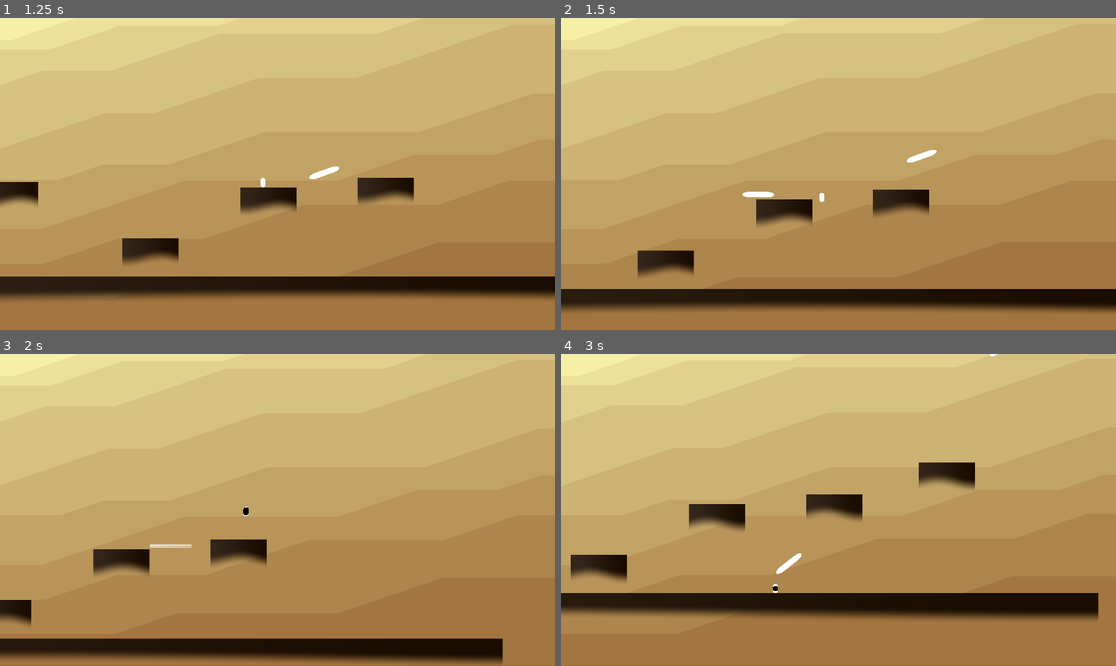
Above: before the commit, frames 1-4 (two rows, left to right).
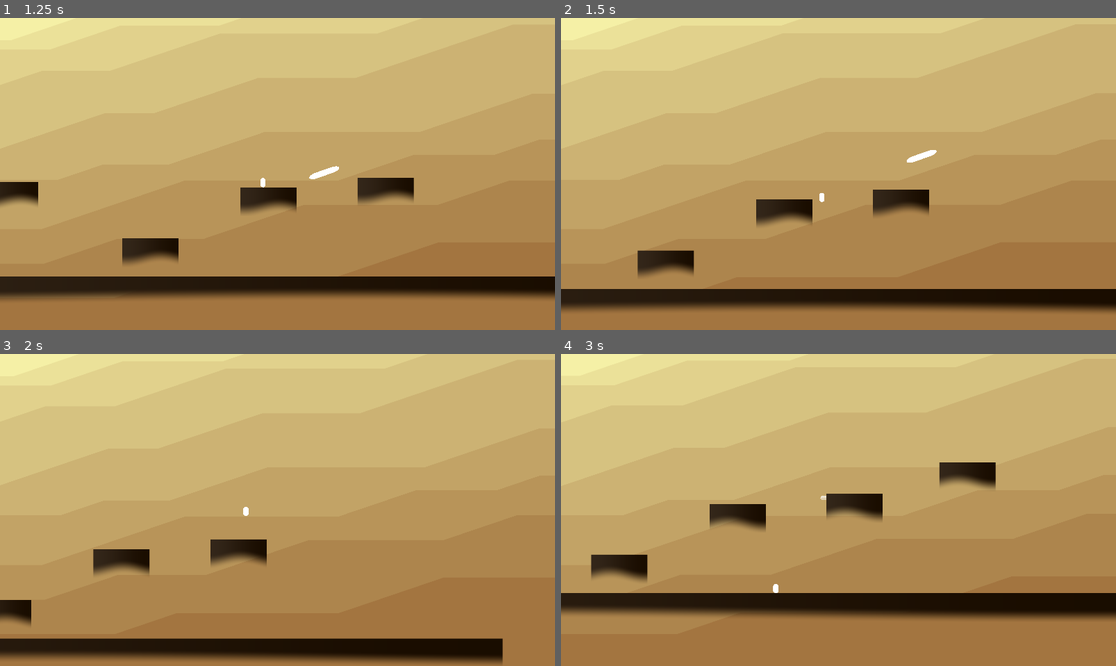
Above: after the commit, the same moments.

Repository: haikey-build/climb
Game: Godot game, scene res://level/desert/desert_level.tscn
Two runs of this game, one before a commit and one after it. Both use one fixed random seed, a clock stepped at 60 frames per second and the inputs below.
Inputs (mouse positions are in pixels of both pictures, inside the frame that each line leads up to):
- Up to frame 1 (1.25 s): tap Enter (ui_accept) at 0.5 s; move the mouse to (399, 158) at 0.52 s; hold D (right) from 0.53 s (still down); click (399, 158) at 0.6 s; tap W (jump) at 0.77 s; right-click (399, 158) at 0.8 s
- Up to frame 2 (1.5 s): keep holding D (right); move the mouse to (727, 189) at 1.27 s; right-click (727, 189) at 1.35 s
- Up to frame 3 (2 s): keep holding D (right); tap W (jump) at 1.52 s; tap S (set_platform) at 1.55 s
- Up to frame 4 (3 s): move the mouse to (894, 441) at 2.02 s; release D (right) at 2.03 s; hold A (left) 2.03-2.78 s; tap S (set_platform) at 2.1 s; tap Mouse wheel down (tertiary_ability) at 2.3, 2.85 s; move the mouse to (810, 572) at 2.77 s; hold D (right) from 2.78 s (still down)

Frame 1 is identical in both runs. In frame 2, less than 0.1% of the frame differs, in the area x 32-39%, y 55-58%; in frame 3, 0.1%; in frame 4, 3.4%, in the area x 1-100%, y 0-86%.

Commit message:
working composable abilities

Diff:
--- a/char/ability/basic_melee/basic_melee_attack.gd
+++ b/char/ability/basic_melee/basic_melee_attack.gd
@@ -4,6 +4,7 @@
 var _level
 
 @onready var _attack_area_scene = preload("res://char/ability/basic_melee/basic_melee_attack_area.tscn")
+@onready var _cooldown_timer = $CooldownTimer
 
 func set_level(level):
 	_level = level
@@ -11,6 +12,8 @@
 func enact_ability():
 	if !_available_to_enact:
 		return false
+	_available_to_enact = false
+	_cooldown_timer.start()
 
 	var attack_area = _attack_area_scene.instantiate()
 
@@ -18,6 +21,9 @@
 	var v = mouse_position - global_position
 	var look_angle = v.angle()
 
-
 	_level.add_child(attack_area)
 	attack_area.setup(global_position, look_angle)
+
+
+func _on_cooldown_timer_timeout():
+	_available_to_enact = true
--- a/char/ability/basic_melee/basic_melee_attack.tscn
+++ b/char/ability/basic_melee/basic_melee_attack.tscn
@@ -4,3 +4,8 @@
 
 [node name="BasicMeleeAttack" type="Node2D"]
 script = ExtResource("1_c1vvw")
+
+[node name="CooldownTimer" type="Timer" parent="."]
+one_shot = true
+
+[connection signal="timeout" from="CooldownTimer" to="." method="_on_cooldown_timer_timeout"]
--- a/char/ability/basic_melee/basic_melee_attack_area.gd
+++ b/char/ability/basic_melee/basic_melee_attack_area.gd
@@ -18,10 +18,7 @@
 
 	_polygon2d.polygon = _get_arc_points(look_angle)
 	_collision_polygon2d.polygon = _get_arc_points(look_angle)
-
-
-func _physics_process(delta):
-	global_position = _tracking_pos
+	position = _tracking_pos
 
 
 func _get_arc_points(look_angle):
--- /dev/null
+++ b/char/ability/basic_platform/basic_platform_ability.gd
@@ -0,0 +1,25 @@
+extends Node2D
+
+var _level
+var _available_to_enact = true
+
+@onready var _placed_platform_scene = preload("res://char/ability/basic_platform/standard_placed_plat.tscn")
+@onready var _cooldown_timer = $CooldownTimer
+
+
+func set_level(level):
+	_level = level
+
+func enact_ability():
+	if !_available_to_enact:
+		return false
+	_available_to_enact = false
+	_cooldown_timer.start()
+
+	var new_platform = _placed_platform_scene.instantiate()
+	new_platform.position = Vector2(position.x, position.y + 30)
+	_level.add_child(new_platform)
+	new_platform.setup(global_position)
+
+func _on_cooldown_timer_timeout():
+	_available_to_enact = true
--- /dev/null
+++ b/char/ability/basic_platform/basic_platform_ability.tscn
@@ -0,0 +1,12 @@
+[gd_scene load_steps=2 format=3 uid="uid://bdq0x3tj33m1d"]
+
+[ext_resource type="Script" path="res://char/ability/basic_platform/basic_platform_ability.gd" id="1_0abbd"]
+
+[node name="BasicPlatformAbility" type="Node2D"]
+script = ExtResource("1_0abbd")
+
+[node name="CooldownTimer" type="Timer" parent="."]
+wait_time = 1.5
+one_shot = true
+
+[connection signal="timeout" from="CooldownTimer" to="." method="_on_cooldown_timer_timeout"]
--- a/level/blocks/standard_placed_plat.gd
+++ b/char/ability/basic_platform/standard_placed_plat.gd
@@ -3,14 +3,9 @@
 var _type = Climb.ObjectType.PLATFORM
 var _subtype = Climb.PlatformType.STANDARD
 
-func setup(type):
-	_type = type
-	match _type:
-		Climb.PlatformType.HIGH_JUMP:
-			modulate = Color(1,1,0)
-		Climb.PlatformType.BREAKABLE:
-			modulate = Color(0,1,0)
-
+func setup(pos):
+	position = pos
+	position.y += 30
 
 func get_type():
 	return _type
@@ -20,3 +15,7 @@
 
 func get_id():
 	return -1
+
+
+func _on_timer_timeout():
+	queue_free()
--- a/level/blocks/standard_placed_plat.tscn
+++ b/char/ability/basic_platform/standard_placed_plat.tscn
@@ -1,7 +1,7 @@
 [gd_scene load_steps=5 format=3 uid="uid://bmixjtdboilj1"]
 
-[ext_resource type="Script" path="res://level/blocks/standard_placed_plat.gd" id="1_xxjvq"]
-[ext_resource type="Material" uid="uid://ctk2r7qjsuf0l" path="res://level/blocks/placed_platform.tres" id="2_jbrda"]
+[ext_resource type="Script" path="res://char/ability/basic_platform/standard_placed_plat.gd" id="1_nbgc5"]
+[ext_resource type="Material" uid="uid://ctk2r7qjsuf0l" path="res://level/blocks/placed_platform.tres" id="2_55y2g"]
 
 [sub_resource type="CapsuleMesh" id="CapsuleMesh_738e3"]
 radius = 0.28
@@ -13,10 +13,10 @@
 height = 146.0
 
 [node name="StandardPlacedPlat" type="StaticBody2D"]
-script = ExtResource("1_xxjvq")
+script = ExtResource("1_nbgc5")
 
 [node name="MeshInstance2D" type="MeshInstance2D" parent="."]
-material = ExtResource("2_jbrda")
+material = ExtResource("2_55y2g")
 position = Vector2(-0.0467601, -0.0787504)
 rotation = 1.5708
 scale = Vector2(23.376, 20.77)
@@ -25,3 +25,9 @@
 [node name="CollisionShape2D" type="CollisionShape2D" parent="."]
 rotation = 1.5708
 shape = SubResource("CapsuleShape2D_f3oma")
+
+[node name="Timer" type="Timer" parent="."]
+one_shot = true
+autostart = true
+
+[connection signal="timeout" from="Timer" to="." method="_on_timer_timeout"]
--- a/char/ability/basic_range/basic_range_attack.gd
+++ b/char/ability/basic_range/basic_range_attack.gd
@@ -2,15 +2,20 @@
 
 var _available_to_enact = true
 var _range_speed = 1200
+var _level
 
 @onready var _attack_area_scene = preload("res://char/ability/basic_range/basic_range_attack_area.tscn")
+@onready var _cooldown_timer = $CooldownTimer
 
+func set_level(level):
+	_level = level
 
 func enact_ability():
 	if !_available_to_enact:
 		return false
+	_available_to_enact = false
+	_cooldown_timer.start()
 
-	# TODO object pooling
 	var attack_area = _attack_area_scene.instantiate()
 
 
@@ -20,6 +25,9 @@
 	var travel_direction = v.normalized()
 
 	attack_area.rotation = look_angle + (PI / 2)
+	_level.add_child(attack_area)
 	attack_area.setup(travel_direction, _range_speed, global_position)
 
-	add_child(attack_area)
+
+func _on_cooldown_timer_timeout():
+	_available_to_enact = true
--- a/char/ability/basic_range/basic_range_attack.tscn
+++ b/char/ability/basic_range/basic_range_attack.tscn
@@ -4,3 +4,8 @@
 
 [node name="BasicRangeAttack" type="Node2D"]
 script = ExtResource("1_6a457")
+
+[node name="CooldownTimer" type="Timer" parent="."]
+one_shot = true
+
+[connection signal="timeout" from="CooldownTimer" to="." method="_on_cooldown_timer_timeout"]
--- a/char/ability/basic_range/basic_range_attack_area.gd
+++ b/char/ability/basic_range/basic_range_attack_area.gd
@@ -8,10 +8,11 @@
 	_direction = direction
 	_speed = speed
 	_tracking_pos = tracking_pos
+	position = _tracking_pos
 
 func _physics_process(delta):
 	_tracking_pos += delta * _speed * _direction
-	global_position = _tracking_pos
+	position = _tracking_pos
 
 
 func _on_duration_timer_timeout():
--- a/char/player/desert_char.gd
+++ b/char/player/desert_char.gd
@@ -11,15 +11,16 @@
 @onready var _current_selected_platform_type = Climb.PlatformType.STANDARD
 @onready var _type_standing_on = Climb.PlatformType.STANDARD
 @onready var _background = $DesertBackground
-@onready var _platform_cooldown_timer = $PlatformCooldownTimer
 @onready var _air_jump = 1
-@onready var _can_place_platform = true
 @onready var _primary_ability = $BasicMeleeAttack
 @onready var _secondary_ability = $BasicRangeAttack
-@onready var _tertiary_ability = $BasicRangeAttack
+@onready var _tertiary_ability = $BasicPlatformAbility
 
 func _ready():
-	_primary_ability.set_level(get_parent())
+	var level = get_parent()
+	_primary_ability.set_level(level)
+	_secondary_ability.set_level(level)
+	_tertiary_ability.set_level(level)
 
 
 func _cycle_platform_type():
@@ -50,8 +51,6 @@
 		_secondary_ability.enact_ability()
 	if Input.is_action_just_pressed("tertiary_ability"):
 		_tertiary_ability.enact_ability()
-	if Input.is_action_just_pressed("set_platform"):
-		_attempt_set_platform()
 
 	velocity.x *= 0.75
 	velocity.y += 5000 * delta
@@ -73,8 +72,6 @@
 		_update_standing(null)
 
 	#_background.update_slices($Camera2D.velocity.y)
-	if not _can_place_platform:
-		_update_platform_cooldown_timer_viz()
 
 func _update_standing(platform):
 	if platform == null:
@@ -89,23 +86,9 @@
 		_type_standing_on = platform.get_subtype()
 		_air_jump = 1
 
-func _attempt_set_platform():
-	if _can_place_platform:
-		_can_place_platform = false
-		set_platform_attempted.emit(position, _current_selected_platform_type)
-		_platform_cooldown_timer.start()
-
 func _handle_jump():
 	if is_on_floor():
 		velocity.y = JUMP_VELOCITY
 	elif _air_jump > 0:
 		velocity.y = JUMP_VELOCITY
 		_air_jump = 0
-
-func _on_platform_cooldown_timer_timeout():
-	_can_place_platform = true
-	$BlackMesh.scale.y = 0
-
-func _update_platform_cooldown_timer_viz():
-	var proportion = _platform_cooldown_timer.time_left / 3
-	$BlackMesh.scale.y = proportion * 16
--- a/char/player/desert_char.tscn
+++ b/char/player/desert_char.tscn
@@ -1,8 +1,9 @@
-[gd_scene load_steps=6 format=3 uid="uid://blubiq053mo8n"]
+[gd_scene load_steps=7 format=3 uid="uid://blubiq053mo8n"]
 
 [ext_resource type="Script" path="res://char/player/desert_char.gd" id="1_230j0"]
 [ext_resource type="PackedScene" uid="uid://dn162mpy6k4jt" path="res://char/ability/basic_range/basic_range_attack.tscn" id="2_2413n"]
 [ext_resource type="PackedScene" uid="uid://cje6cfm0lkfsd" path="res://char/ability/basic_melee/basic_melee_attack.tscn" id="3_fuekk"]
+[ext_resource type="PackedScene" uid="uid://bdq0x3tj33m1d" path="res://char/ability/basic_platform/basic_platform_ability.tscn" id="4_jiyge"]
 
 [sub_resource type="CapsuleShape2D" id="CapsuleShape2D_trj2w"]
 radius = 9.0
@@ -27,12 +28,8 @@
 scale = Vector2(18, 1e-05)
 mesh = SubResource("CapsuleMesh_nglbd")
 
-[node name="PlatformCooldownTimer" type="Timer" parent="."]
-wait_time = 3.0
-one_shot = true
-
 [node name="BasicRangeAttack" parent="." instance=ExtResource("2_2413n")]
 
 [node name="BasicMeleeAttack" parent="." instance=ExtResource("3_fuekk")]
 
-[connection signal="timeout" from="PlatformCooldownTimer" to="." method="_on_platform_cooldown_timer_timeout"]
+[node name="BasicPlatformAbility" parent="." instance=ExtResource("4_jiyge")]
--- a/level/desert/desert_level.gd
+++ b/level/desert/desert_level.gd
@@ -1,8 +1,6 @@
 extends Node2D
 
-@onready var _placed_platform_scene = preload("res://level/blocks/standard_placed_plat.tscn")
 @onready var _world_platform_scene = preload("res://background/platforms/floating_platform.tscn")
-@onready var _player_platforms = []
 @onready var _world_platforms = [$FloatingPlatform]
 @onready var _rng = RandomNumberGenerator.new()
 
@@ -17,18 +15,6 @@
 func _process(delta):
 	if _world_platforms[-1]:
 		_world_platforms[-1].resize_zone(_theta_1, _theta_2, _r_1, _r_2)
-
-func _on_desert_char_set_platform_attempted(pos, type):
-	var new_platform = _placed_platform_scene.instantiate()
-	new_platform.position = Vector2(pos.x, pos.y + 30)
-	add_child(new_platform)
-	_player_platforms.push_back(new_platform)
-	_break_after_timer(new_platform)
-
-
-func _break_after_timer(platform):
-	await get_tree().create_timer(1.0).timeout
-	platform.queue_free()
 
 
 func _on_desert_char_char_landed(platform):
